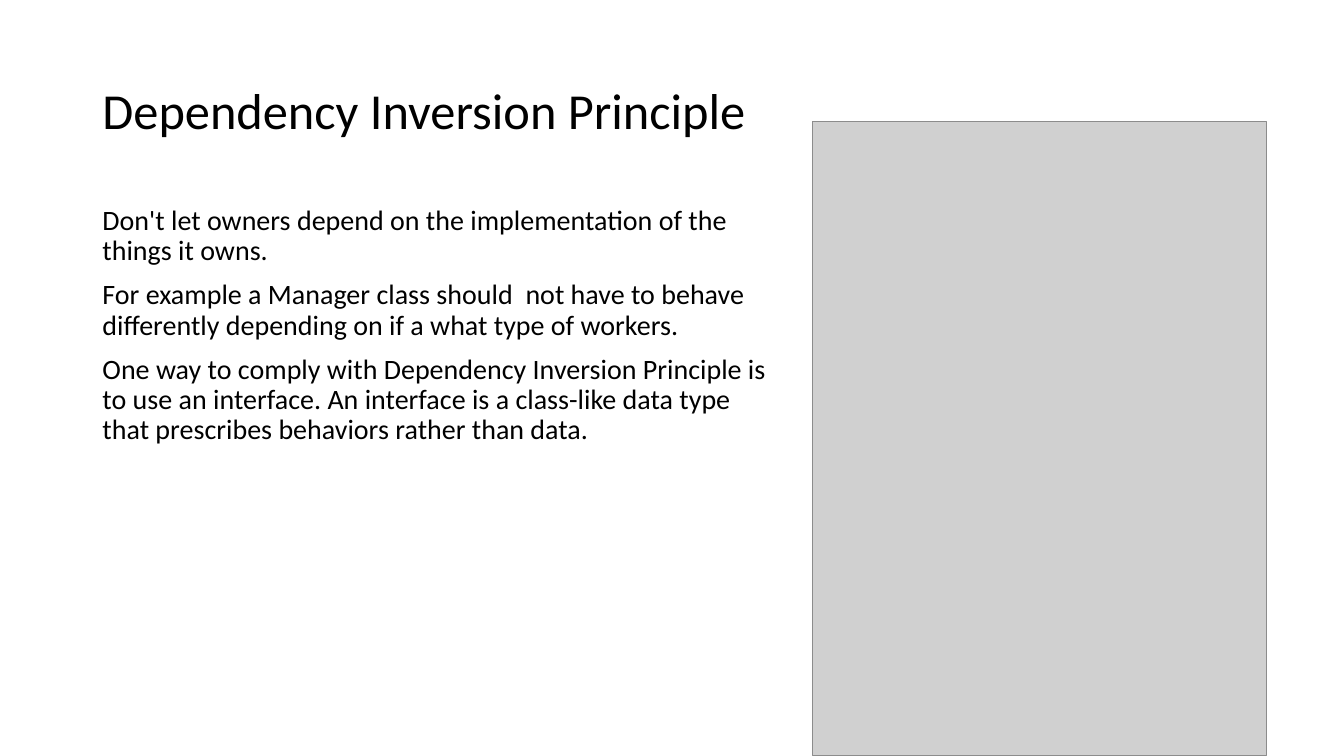
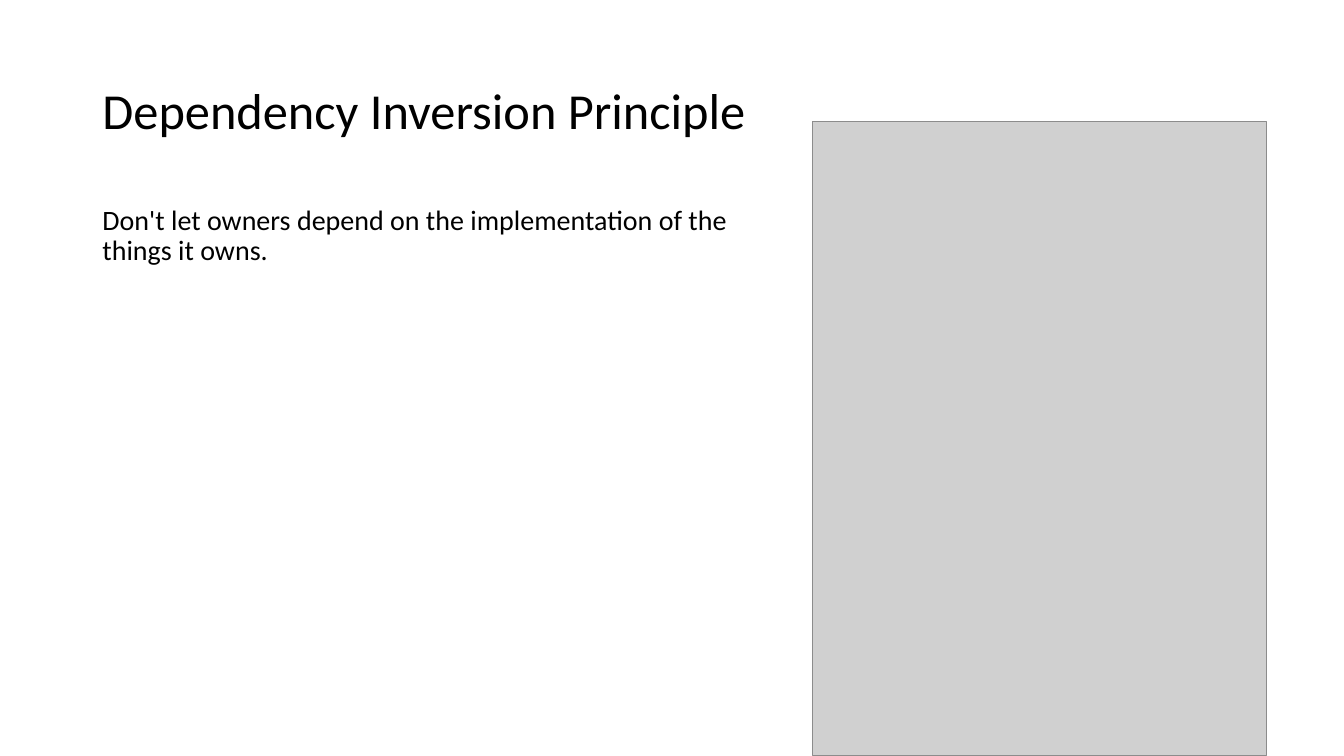
Before and after one commit to EricJPogue/www-epogue-info, a slide deck: slide 40 of CPSC-24500/Week01/2016SpringW01Slides.pptx (slide 37 before the commit). Drawn at 1344x756 pixels with LibreOffice and Linux fonts; fonts in the diff are those of the drawing; grey boxes stand for pictures. Boxes give left, top, right and bottom in pixels: in the first picture for what was removed or moved away, otherwise in the second. Text is boxed around its words. In the diff, an @@ line names an element or a change of style, - is before the commit and + after.

```diff
--- a/CPSC-24500/Week01/2016SpringW01Slides.pptx
+++ b/CPSC-24500/Week01/2016SpringW01Slides.pptx
@@ text at (x1=102, y1=284, x2=765, y2=444): paragraphs removed @@
-For example a Manager class should not have to behave differently depending on if a what type of workers.
-One way to comply with Dependency Inversion Principle is to use an interface. An interface is a class-like data type that prescribes behaviors rather than data.
```
Also in this commit, not shown: 14 other slides changed, 3 slides added, 1 slide removed, 1 other file.
